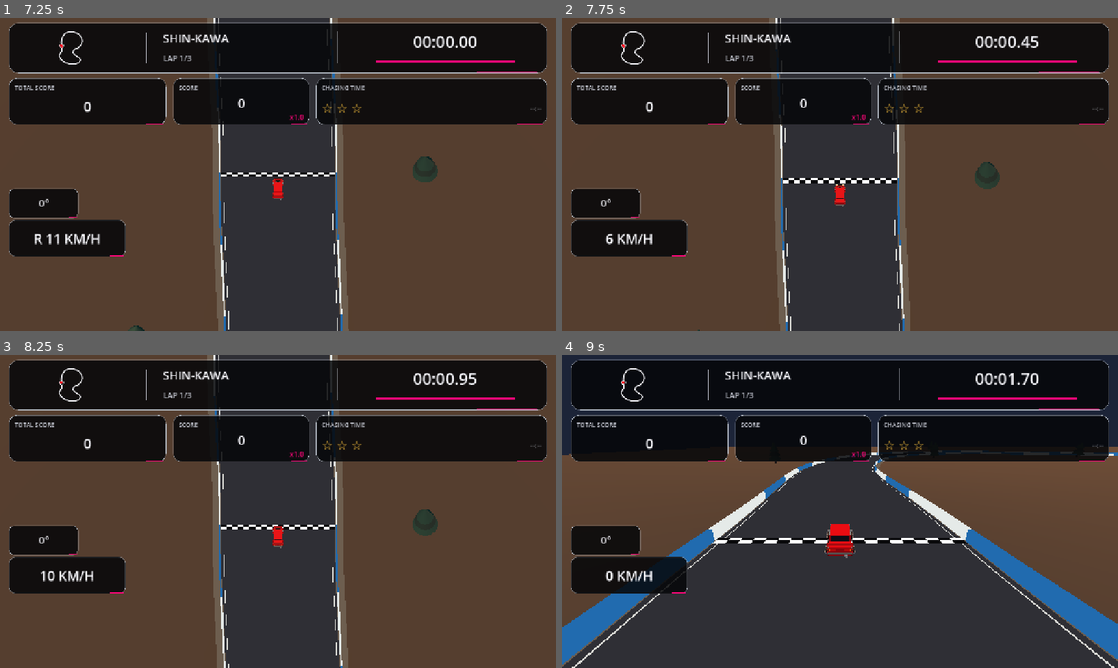
Above: before the commit, frames 1-4 (two rows, left to right).
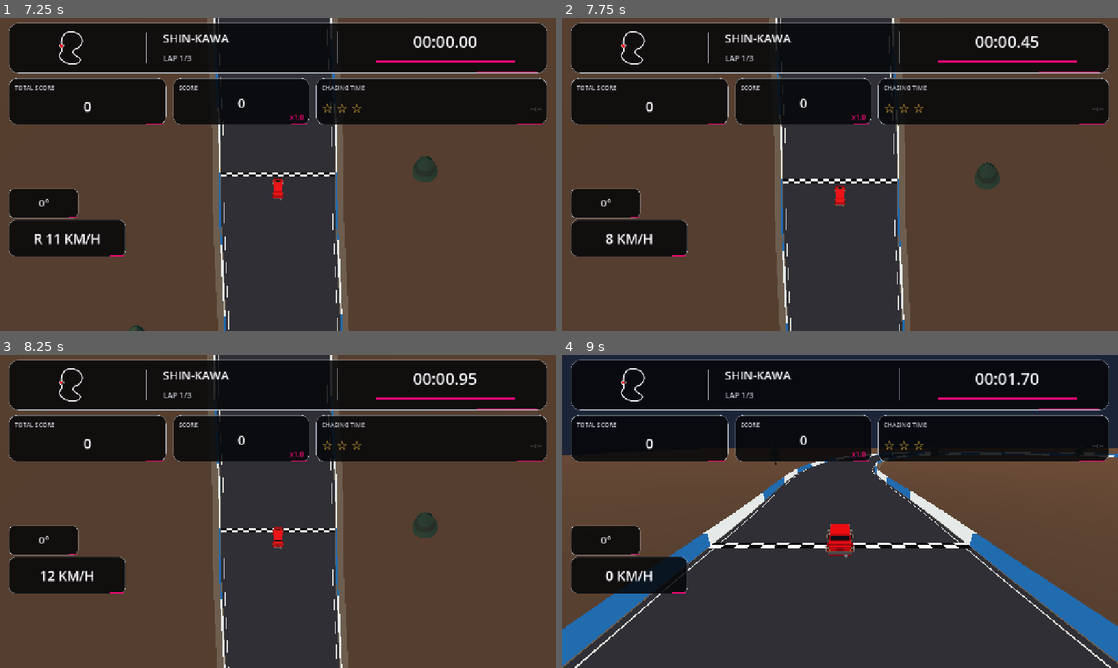
Above: after the commit, the same moments.

Repository: karllondor/Nitro-Wheelz-
Game: Godot game, scene res://scenes/boot.tscn
Same seed, same stepped clock (60 frames per second), same inputs: the game is played once before the commit and once after it.
Inputs (mouse positions are in pixels of both pictures, inside the frame that each line leads up to):
- Up to frame 1 (7.25 s): click "SHIN-KAWA • ORIGINAL" at 0.5 s; tap Enter at 1.25 s; move the mouse to (400, 158) at 1.27 s; hold D (move_right) 1.28-2 s; hold Space (action_primary) 1.28-2 s; click (400, 158) at 1.42 s; tap R (race_restart) at 2, 3.5, 4.25, 5, 5.75 s; drag from (166, 190) to (250, 237) at 2.02 s; move the mouse to (333, 105) at 2.77 s; hold D (move_right) 2.78-3.5 s; hold C (camera_toggle) 2.78-3.5 s; drag from (250, 237) to (111, 127) at 3.52 s; move the mouse to (444, 221) at 4.27 s; hold A (move_left) 4.28-5 s; hold Space (action_primary) 4.28-5 s; drag from (111, 127) to (194, 96) at 5.02 s; move the mouse to (305, 174) at 5.77 s; hold S (brake) 5.78-6.5 s; hold C (camera_toggle) 5.78-6.5 s; click (305, 174) at 5.92 s; drag from (194, 96) to (166, 190) at 6.52 s
- Up to frame 2 (7.75 s): move the mouse to (962, 158) at 7.27 s; hold W (move_up) from 7.28 s (still down); hold Space (action_primary) from 7.28 s (still down)
- Up to frame 3 (8.25 s): release W (move_up) at 8 s; release Space (action_primary) at 8 s; drag from (166, 527) to (250, 574) at 8.02 s
- Up to frame 4 (9 s): move the mouse to (895, 442) at 8.77 s; hold S (brake) from 8.78 s (still down); hold C (camera_toggle) from 8.78 s (still down)

Frame 1 is identical in both runs. In frame 2, 0.3% of the frame differs, in the area x 7-79%, y 8-100%; in frame 3, 0.8%; in frame 4, 3.3%, in the area x 0-100%, y 8-100%.

Commit message:
tune(v0.1.9): power oversteer without handbrake, faster yaw, low-speed donuts and immediate handbrake flick

Diff:
--- a/game/scripts/driving/drive_model.gd
+++ b/game/scripts/driving/drive_model.gd
@@ -6,26 +6,26 @@
 ## steering/countersteer and lift-off let the driver recover.
 ## BRAKE decelerates forward motion and becomes REVERSE near standstill.
 
-const FRONT_GRIP: float = 5.6
-const REAR_GRIP: float = 6.4
-const REAR_SLIDE_GRIP: float = 0.62
+const FRONT_GRIP: float = 6.8
+const REAR_GRIP: float = 5.25
+const REAR_SLIDE_GRIP: float = 0.55
 const HANDBRAKE_GRIP: float = 0.10
 const REATTACH_SECONDS: float = 0.45
-const COUNTERSTEER_ASSIST: float = 0.82
+const COUNTERSTEER_ASSIST: float = 0.48
 const WHEELBASE: float = 2.55
 const HALF_WHEELBASE: float = WHEELBASE * 0.5
-const DRIVE_ACCEL: float = 10.5
+const DRIVE_ACCEL: float = 13.0
 const BRAKE_ACCEL: float = 17.0
 const REVERSE_ACCEL: float = 4.8
 const REVERSE_LIMIT: float = 8.5
 const HANDBRAKE_DECEL: float = 2.0
 const DRAG_COEFF: float = 0.009
 const ROLLING_DRAG: float = 0.45
-const YAW_DAMPING: float = 1.45
-const YAW_TORQUE_GAIN: float = 0.48
-const YAW_LATERAL_BUDGET: float = 12.0
-const SLIDE_YAW_BONUS: float = 1.4
-const LOW_SPEED_GRIP_START: float = 3.0
+const YAW_DAMPING: float = 0.94
+const YAW_TORQUE_GAIN: float = 0.72
+const YAW_LATERAL_BUDGET: float = 16.2
+const SLIDE_YAW_BONUS: float = 4.0
+const LOW_SPEED_GRIP_START: float = 2.0
 
 var position: Vector2 = Vector2.ZERO
 var velocity: Vector2 = Vector2.ZERO
@@ -75,11 +75,11 @@
     return slip / sqrt(slip*slip + peak_angle*peak_angle)
 
 func _max_steer_for_speed(mps: float) -> float:
-    # Published reference: 35.5 deg at rest, 20 deg at 72 km/h,
-    # and about 7 deg at 162 km/h.
+    # Nitro Wheelz arcade tune: 35.5 deg at rest, 24 deg at 72 km/h,
+    # and 10 deg at 162 km/h. More authority than the previous build.
     if mps < 20.0:
-        return deg_to_rad(lerpf(35.5, 20.0, clampf(mps/20.0, 0.0, 1.0)))
-    return deg_to_rad(lerpf(20.0, 7.0, clampf((mps-20.0)/25.0, 0.0, 1.0)))
+        return deg_to_rad(lerpf(35.5, 24.0, clampf(mps/20.0, 0.0, 1.0)))
+    return deg_to_rad(lerpf(24.0, 10.0, clampf((mps-20.0)/25.0, 0.0, 1.0)))
 
 func _power_grip_factor(gas: float, speed_mps_now: float) -> float:
     # DRIFTIT documents up to 60% grip reduction at 36 km/h and
@@ -94,7 +94,7 @@
     # allowed an implausible sub-10 m turn and sudden sideways travel.
     return clampf(
         (YAW_LATERAL_BUDGET + SLIDE_YAW_BONUS*slide)/maxf(speed_now, 3.0),
-        0.27, 2.1
+        0.33, 2.8
     )
 
 func step(dt: float, steer: float, gas: float, brake: float, handbrake: float) -> void:
@@ -148,13 +148,15 @@
     var slip_forward: float = maxf(absf(signed_speed),2.0)
     var rear_slip: float = atan2(rear_side,slip_forward)
 
-    # Rear sliding is not forced merely because gas is held. Breaking traction
-    # requires lateral slip or the handbrake. On lifting throttle, the state
-    # reattaches within the documented 0.45 seconds.
-    var breakaway: bool = (handbrake > 0.10 and speed > 1.5) or (
-        gas > 0.40 and signed_speed > 4.0 and
-        absf(rear_slip) > deg_to_rad(12.0)
-    )
+    # Throttle alone on a straight retains grip; deliberate steering + full
+    # binary GAS may release the rear before large sideways slip develops.
+    # Power-oversteer no longer waits for a 12-degree rear slip close to
+    # the barrier. Full binary GAS + deliberate steering can break away
+    # before the apex. Low-speed launches also permit controlled donuts.
+    var powered_entry: bool = gas > 0.70 and absf(steer) > 0.48 and signed_speed > 7.0
+    var powered_donut: bool = gas > 0.84 and absf(steer) > 0.68 and signed_speed > 2.4 and signed_speed < 10.0
+    var slip_entry: bool = gas > 0.40 and signed_speed > 4.0 and absf(rear_slip) > deg_to_rad(6.0)
+    var breakaway: bool = (handbrake > 0.10 and speed > 1.5) or powered_entry or powered_donut or slip_entry
     if breakaway:
         slide_hold = REATTACH_SECONDS
     else:
@@ -187,7 +189,7 @@
     var power_factor: float = _power_grip_factor(gas,speed)
     # During an established slide, soften stacked rear-grip reductions,
     # while still allowing heavy throttle to increase oversteer.
-    power_factor = lerpf(power_factor,1.0,slide_fraction*0.35)
+    power_factor = lerpf(power_factor,1.0,slide_fraction*0.08)
     var brake_factor: float = 1.0-0.30*brake if signed_speed > 1.0 else 1.0
     var rear_cap: float = REAR_GRIP*rear_traction*power_factor*brake_factor
     var rear_lateral: float = -rear_cap*_tyre_response(rear_slip,deg_to_rad(10.0))
@@ -202,6 +204,12 @@
     # Preserve strong low-speed drift entries without letting a 90 km/h
     # car whirl as if it were stationary.
     var yaw_accel: float = (front_lateral-rear_lateral)*YAW_TORQUE_GAIN
+    # Arcade RWD torque kick at deliberate steering + full GAS.
+    # This is an ORIGINAL game-feel force, not a copied DRIFTIT equation.
+    if powered_entry and handbrake < 0.1:
+        yaw_accel += steer*1.0*clampf((gas-0.70)/0.30,0.0,1.0)
+    if powered_donut and handbrake < 0.1:
+        yaw_accel += steer*2.1*clampf((10.0-speed)/7.0,0.0,1.0)
     # A slide with the joystick near centre should be recoverable. Lift-off
     # increases alignment assistance; full throttle suppresses part of it.
     var hands_off: float = clampf(1.0-absf(steer)*2.7,0.0,1.0)
@@ -211,7 +219,7 @@
     if handbrake_flick_window > 0.0 and signed_speed > 4.0 and absf(steer) > 0.08:
         # The first valid steer+DRIFT overlap gives a single, immediate
         # entry impulse. Never repeat it while DRIFT remains pressed.
-        yaw_rate += steer*0.42*clampf(speed/14.0,0.0,1.0)
+        yaw_rate += steer*0.76*clampf(speed/14.0,0.0,1.0)
         handbrake_flick_window = 0.0
     yaw_rate *= exp(-(YAW_DAMPING+0.6*hands_off*(1.0-slide_fraction))*dt)
     var yaw_ceiling: float = _yaw_rate_limit(speed,slide_fraction)
